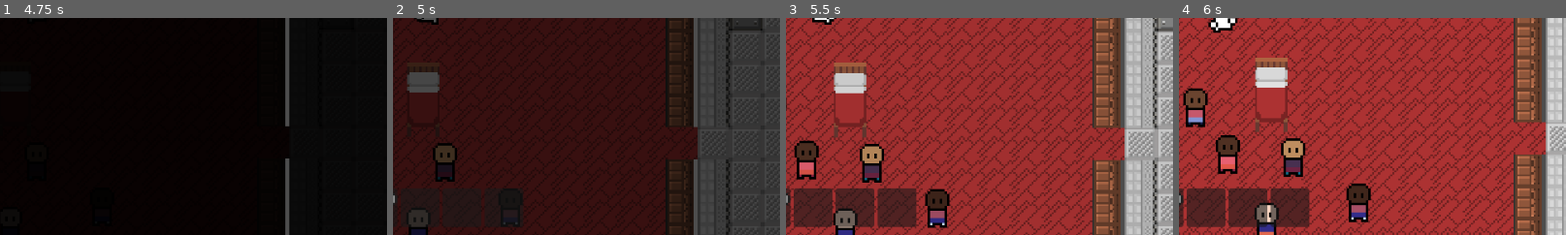
Above: before the commit, frames 1-4 (left to right).
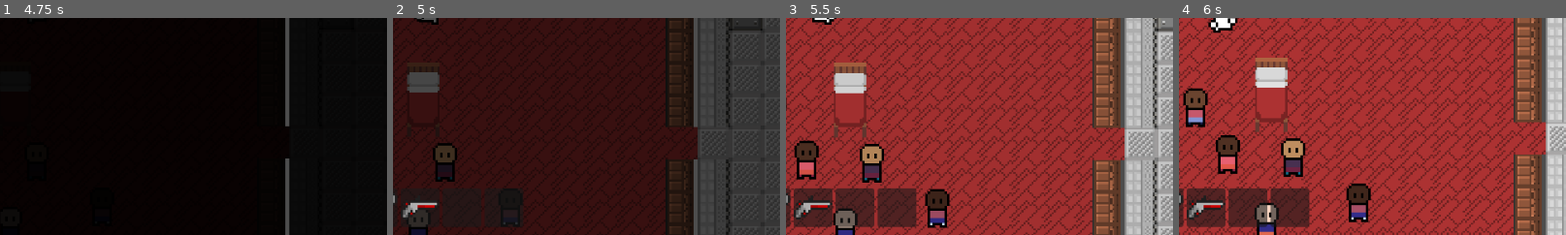
Above: after the commit, the same moments.

Repository: reecemungus/Brackeys2024.2
Game: Godot game, scene res://Scenes/Levels/MainMenu/main_menu_level.tscn
Two runs of this game, one before a commit and one after it. Both use one fixed random seed, a clock stepped at 60 frames per second and the inputs below.
Inputs:
- Up to frame 1 (4.75 s): click "Start Game" at 0.5 s; tap Enter at 1.25 s; hold D (Move_Right) 1.28-2.03 s; hold E (Interact) 1.28-2.03 s; hold S (Move_Down) 2.03-2.78 s; tap E (Interact) at 2.1, 3.6 s; hold D (Move_Right) 2.78-3.53 s; hold E (Interact) 2.78-3.53 s; hold W (Move_Up) 3.53-4.28 s; hold A (Move_Left) from 4.28 s (still down); hold E (Interact) from 4.28 s (still down)
- Up to frame 2 (5 s): keep holding A (Move_Left); keep holding E (Interact); tap I (Inventory) at 4.9 s
- Up to frame 3 (5.5 s): keep holding A (Move_Left); release E (Interact) at 5.03 s; tap E (Interact) at 5.1 s
- Up to frame 4 (6 s): release A (Move_Left) at 5.78 s; hold S (Move_Down) from 5.78 s (still down); hold E (Interact) from 5.78 s (still down)
The pictures show only the part of the screen within x 44-94%, y 50-100%; the shares and areas given below are measured in that part.

Frame 1 is identical in both runs. In frame 2, 0.3% of the frame differs, in the area x 2-12%, y 84-92%; in frame 3, 0.5%; in frame 4, 0.5%, in the area x 2-13%, y 81-93%.

Commit message:
ItemImages

Diff:
--- /dev/null
+++ b/shipsplosion/Inventory/Items/LaserGun.tres
@@ -0,0 +1,9 @@
+[gd_resource type="Resource" script_class="InventoryItem" load_steps=3 format=3 uid="uid://di57m8m56k1yo"]
+
+[ext_resource type="Script" path="res://Inventory/inventoryItem.gd" id="1_cvllu"]
+[ext_resource type="Texture2D" uid="uid://bb5evg767ipey" path="res://Assets/Items/laser_pistol.png" id="1_lei8q"]
+
+[resource]
+script = ExtResource("1_cvllu")
+ItemName = "LaserGun"
+ItemTexture = ExtResource("1_lei8q")
--- a/shipsplosion/Inventory/playerInventory.tres
+++ b/shipsplosion/Inventory/playerInventory.tres
@@ -1,9 +1,10 @@
-[gd_resource type="Resource" script_class="Inventory" load_steps=4 format=3 uid="uid://bc1p5ym0m6m1q"]
+[gd_resource type="Resource" script_class="Inventory" load_steps=5 format=3 uid="uid://bc1p5ym0m6m1q"]
 
 [ext_resource type="Script" path="res://Inventory/inventoryItem.gd" id="1_dbt1a"]
 [ext_resource type="Resource" uid="uid://mckrnys5sq8h" path="res://Inventory/Items/Crowbar.tres" id="2_2twyq"]
 [ext_resource type="Script" path="res://Inventory/inventoryScript.gd" id="2_537q6"]
+[ext_resource type="Resource" uid="uid://di57m8m56k1yo" path="res://Inventory/Items/LaserGun.tres" id="3_41njt"]
 
 [resource]
 script = ExtResource("2_537q6")
-Items = Array[ExtResource("1_dbt1a")]([ExtResource("2_2twyq"), null, null, null, null])
+Items = Array[ExtResource("1_dbt1a")]([ExtResource("2_2twyq"), ExtResource("3_41njt"), null, null, null])
Binary file added: shipsplosion/Assets/Items/ale.png
Not shown, added: shipsplosion/Assets/Items/ale.png.import
Binary file added: shipsplosion/Assets/Items/bluekeycard.png
Not shown, added: shipsplosion/Assets/Items/bluekeycard.png.import
Binary file added: shipsplosion/Assets/Items/firstaidkit.png
Not shown, added: shipsplosion/Assets/Items/firstaidkit.png.import
Binary file added: shipsplosion/Assets/Items/greenkeycard.png
Not shown, added: shipsplosion/Assets/Items/greenkeycard.png.import
Binary file added: shipsplosion/Assets/Items/knife.png
Not shown, added: shipsplosion/Assets/Items/knife.png.import
Binary file added: shipsplosion/Assets/Items/laser_pistol.png
Not shown, added: shipsplosion/Assets/Items/laser_pistol.png.import
(and 6 more such lines)
